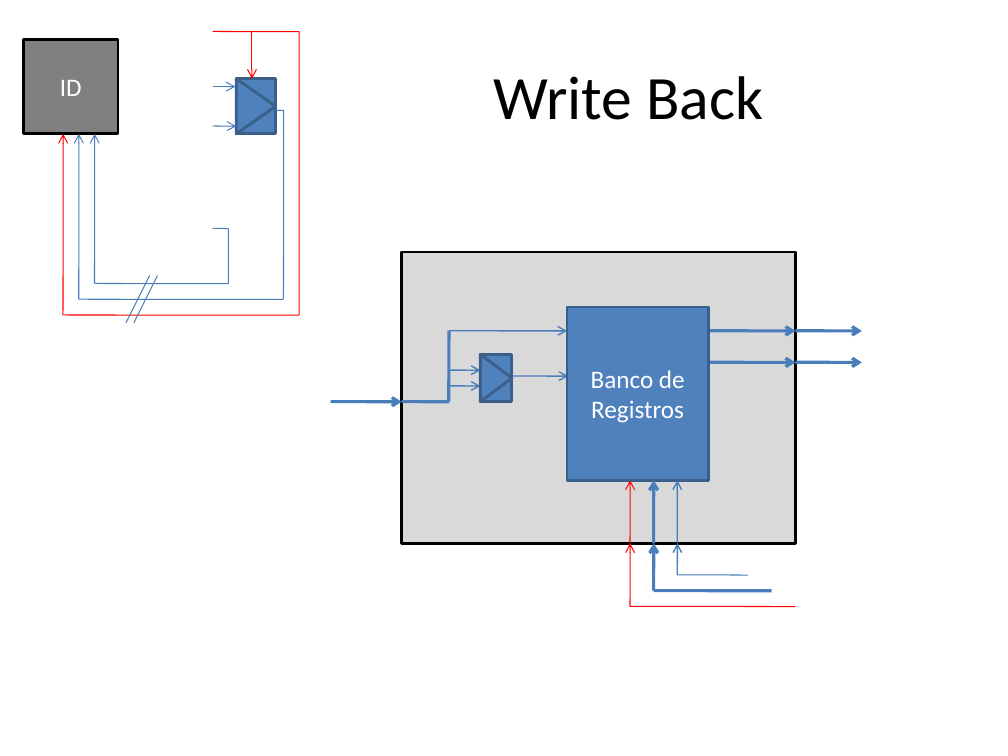
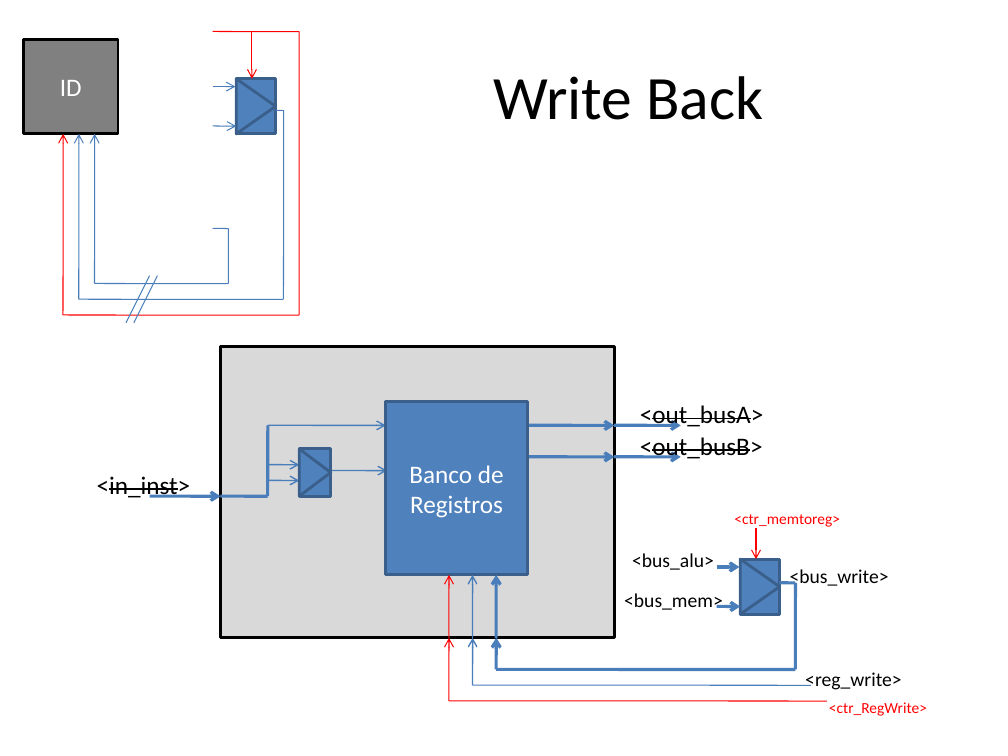
Before and after one commit to Agamb01/TFG, a slide deck: slide 6 of PDFs/Representación Procesador.pptx. Drawn at 1008x756 pixels with LibreOffice and Linux fonts; fonts in the diff are those of the drawing. Boxes give left, top, right and bottom in pixels: in the first picture for what was removed or moved away, otherwise in the second. Text is boxed around its words. In the diff, an @@ line names an element or a change of style, - is before the commit and + after.

```diff
--- a/PDFs/Representación Procesador.pptx
+++ b/PDFs/Representación Procesador.pptx
@@ text added at [640,405,764,430], 18 pt, text #000000, strikethrough @@
+<out_busA>
@@ text added at [640,437,763,461], 18 pt, text #000000, strikethrough @@
+<out_busB>
@@ text added at [97,476,191,498], 18 pt, text #000000, strikethrough @@
+<in_inst>
@@ 11 arrows, 3 rectangles, 2 lines, 1 triangle: place and size @@
-11 arrows, 3 rectangles, 2 lines, 1 triangle at [331,252,862,607]
+11 arrows, 3 rectangles, 2 lines, 1 triangle at [149,347,680,701]
@@ text added at [734,514,840,529], 11 pt, text #FF0000 @@
+<ctr_memtoreg>
@@ text added at [632,553,714,570], 14 pt, text #000000 @@
+<bus_alu>
@@ text added at [790,569,889,589], 14 pt, text #000000 @@
+<bus_write>
@@ arrow moved from (677, 543) - (677, 481) to (473, 638) - (473, 575) @@
@@ arrow moved from (653, 543) - (654, 481) to (496, 638) - (496, 575) @@
@@ text added at [624,593,723,610], 14 pt, text #000000 @@
+<bus_mem>
@@ group added at [717,527,795,669]: 3 arrows, 2 lines, 1 rectangle, 1 triangle @@
@@ arrow moved from (677, 575) - (677, 543) to (473, 685) - (473, 638) @@
@@ arrow moved from (653, 591) - (654, 543) to (496, 669) - (496, 638) @@
@@ line moved from (748, 575) - (677, 575) to (811, 685) - (473, 685) @@
@@ line moved from (772, 591) - (653, 591) to (795, 669) - (496, 669) @@
@@ text added at [805,672,901,690], 14 pt, text #000000 @@
+<reg_write>
@@ line moved from (630, 607) - (795, 607) to (449, 701) - (827, 701) @@
@@ text added at [829,702,927,716], 11 pt, text #FF0000 @@
+<ctr_RegWrite>
```
Also in this commit, not shown: 5 other slides changed.
